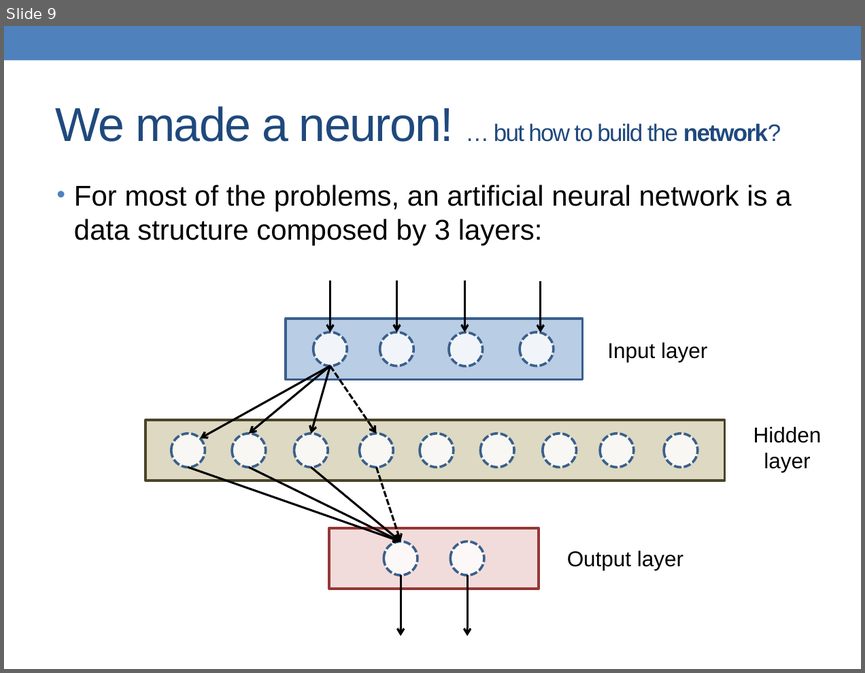
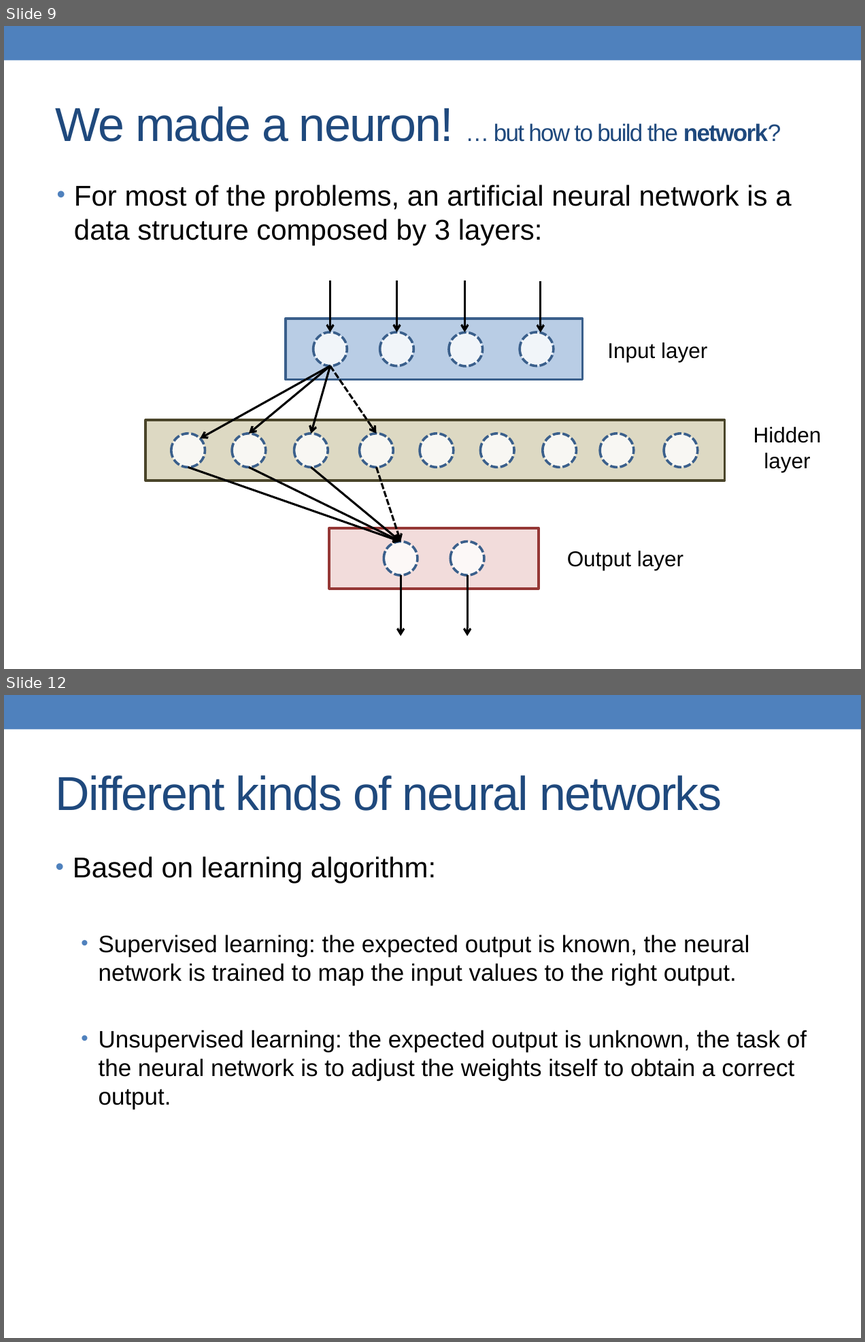
Before and after one commit to alessandrofrancesconi/carwin, a slide deck: presentation.pptx. Shown one above the other, each under a label of ours: slide 9 before the commit, slides 9 and 12 after it; the slides between them are not shown. The pictures are 865x673 and 865x1342 pixels, drawn with LibreOffice and Linux fonts; fonts in the diff are those of the drawing. Boxes give left, top, right and bottom in pixels: in the first picture for what was removed or moved away, otherwise in the second. Text is boxed around its words. In the diff, an @@ line names an element or a change of style, - is before the commit and + after.

```diff
--- a/presentation.pptx
+++ b/presentation.pptx
@@ slide 12 added at [4,695,861,1338], background #FFFFFF; not listed: 1 template element that a slide beside it also shows @@
@@ title added at [56,775,721,811], 40 pt, text #1F497D @@
+Different kinds of neural networks
@@ text added at [73,856,806,1108], 20 pt, text #000000 @@
+• Based on learning algorithm:
+  • Supervised learning: the expected output is known, the neural network is trained to map the input values to the right output.
+  • Unsupervised learning: the expected output is unknown, the task of the neural network is to adjust the weights itself to obtain a correct output.
```
Also in this commit, not shown: 2 slides changed, 2 other slides added, 1 other file.
